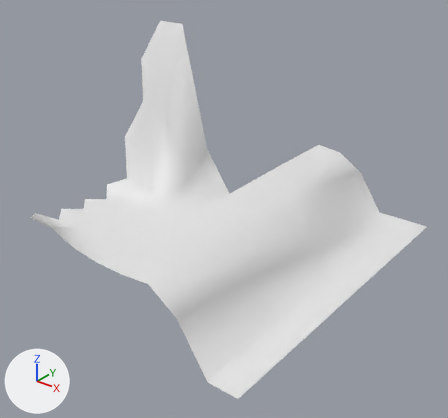
The OBJ model models/areas/gorge/grass_-1_0.obj as it was, and as the next commit left it.
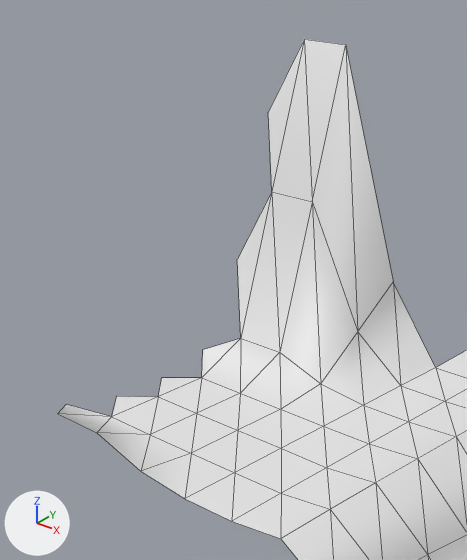
There are two pictures of each version: one whole from a camera (50 mm lens) standing at (14.4, -43.1, 18.0) and looking at (-8.7, -14.3, 0.1), one close up on the part from 0% to 55% of the width and 0% to 71% of the height. The lights are fixed; the arrows at lower left show +X, +Y and +Z. The older version's two pictures come first. The close-ups show mesh edges as thin lines. Where no turn or scale is listed for an object, it has been applied to the vertices. Vertices at exactly the same position are counted once.

In view in the first close-up: 'grass_-1_0'.
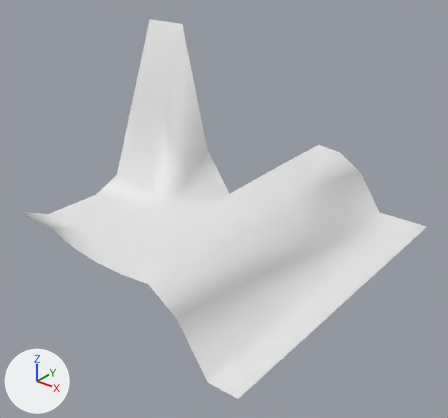
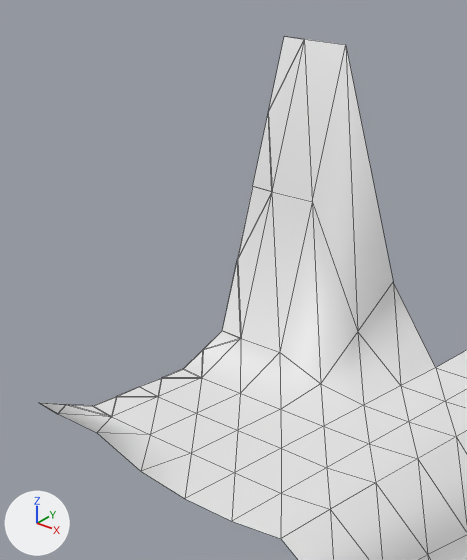
The change, as a diff of the scene's bpy script:
```diff
--- a/models/areas/gorge/grass_-1_0.obj.py
+++ b/models/areas/gorge/grass_-1_0.obj.py
@@ me_grass__1_0 @@
 # used by ob_grass__1_0; location = (0.0, 0.0, 0.0)
-me_grass__1_0.from_pydata(...)  # 105 vertices, 162 faces; spans x -17.0..0.0, y -24.0..0.0, z -4.2..11.1
+me_grass__1_0.from_pydata(...)  # 145 vertices, 186 faces; spans x -17.0..0.0, y -24.0..0.0, z -4.2..11.1
+# me_grass__1_0 part 1
+# 27 vertices are added at x -17.0..-16.0, y -24.0..-12.0, z 0.1..11.1
+# 5 new vertices lie (-1.0, 0.0, 0.1) away from vertices in x -16.0, y -24.0..-16.0, z 0.0..0.9
+# 8 new vertices lie (1.0, 0.0, -0.1) away from vertices in x -17.0, y -24.0..-16.0, z 0.1..1.0
+# 24 new faces join them
```

What differs and where, as boxes (x1, y1, x2, y2) in the close-ups (467 x 560 px):
'grass_-1_0', reshaped
    before: (58, 39, 467, 560)
    after: (40, 36, 467, 560)
part 1 of me_grass__1_0, added
    after: (40, 36, 304, 417)
